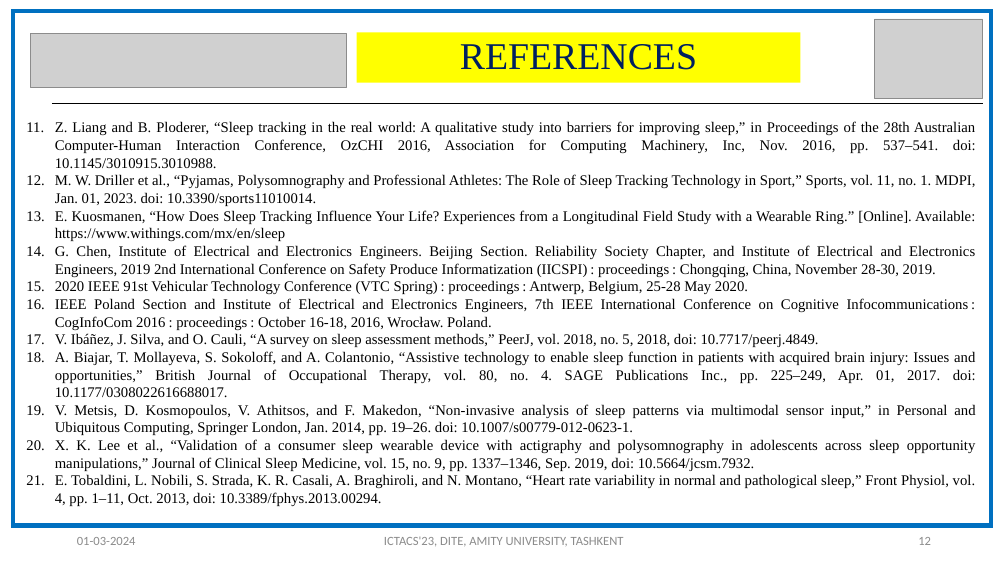
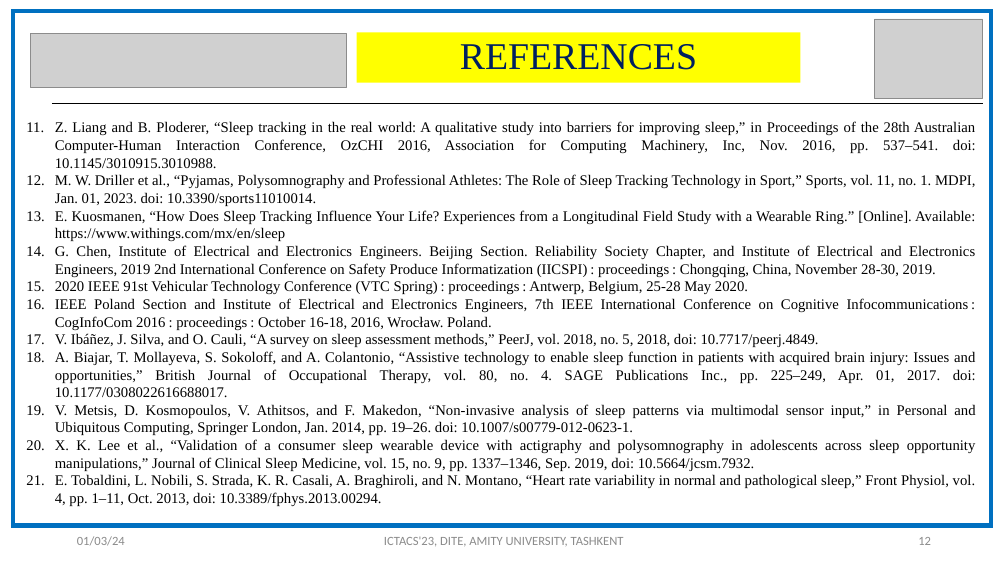
Before and after one commit to ss2156/8thSem, a slide deck: slide 12 of PCL/SleepPaper/final/246-ICADIE-24 PPT TEMPLATE.pptx. Drawn at 1008x567 pixels with LibreOffice and Linux fonts; fonts in the diff are those of the drawing; grey boxes stand for pictures. Boxes give left, top, right and bottom in pixels: in the first picture for what was removed or moved away, otherwise in the second. Text is boxed around its words. In the diff, an @@ line names an element or a change of style, - is before the commit and + after.

```diff
--- a/PCL/SleepPaper/final/246-ICADIE-24 PPT TEMPLATE.pptx
+++ b/PCL/SleepPaper/final/246-ICADIE-24 PPT TEMPLATE.pptx
@@ text at (x1=77, y1=536, x2=125, y2=546): text changed @@
-01-03-2024
+01/03/24
```
Also in this commit, not shown: 1 other slide changed, 1 other file.
